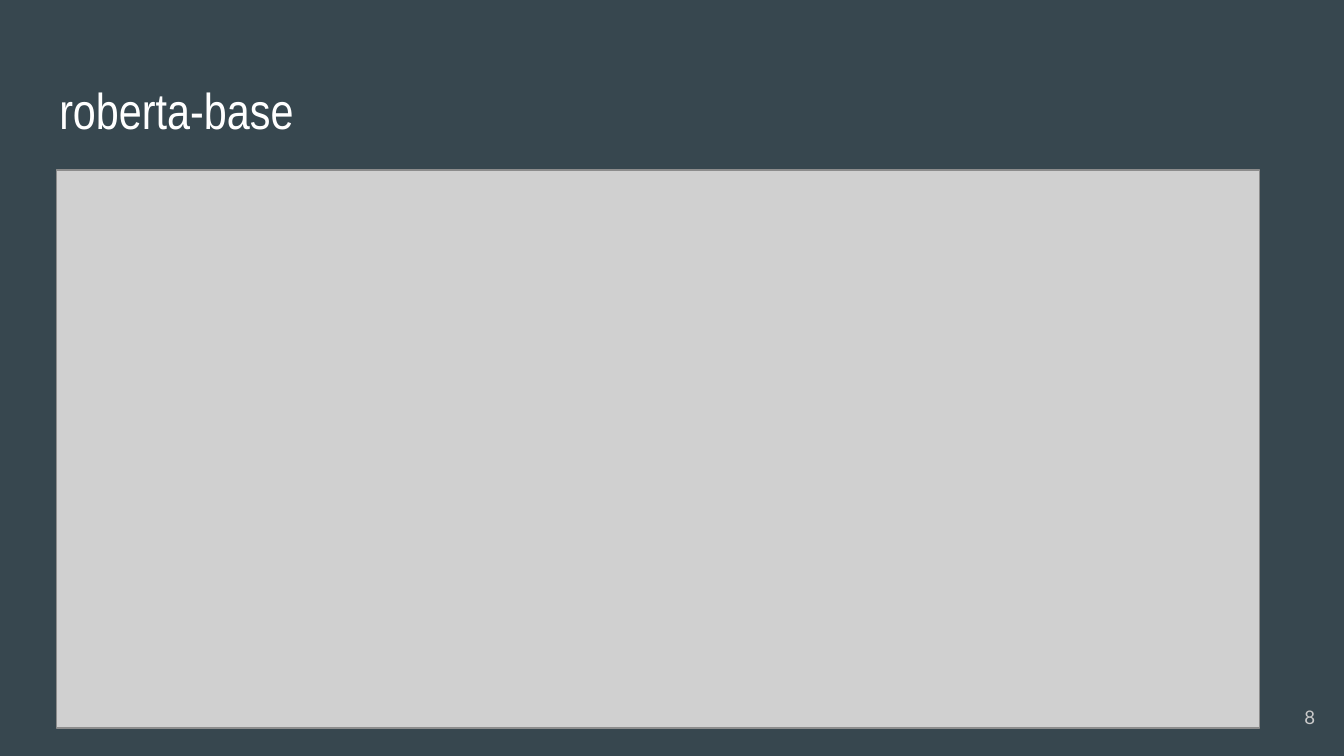
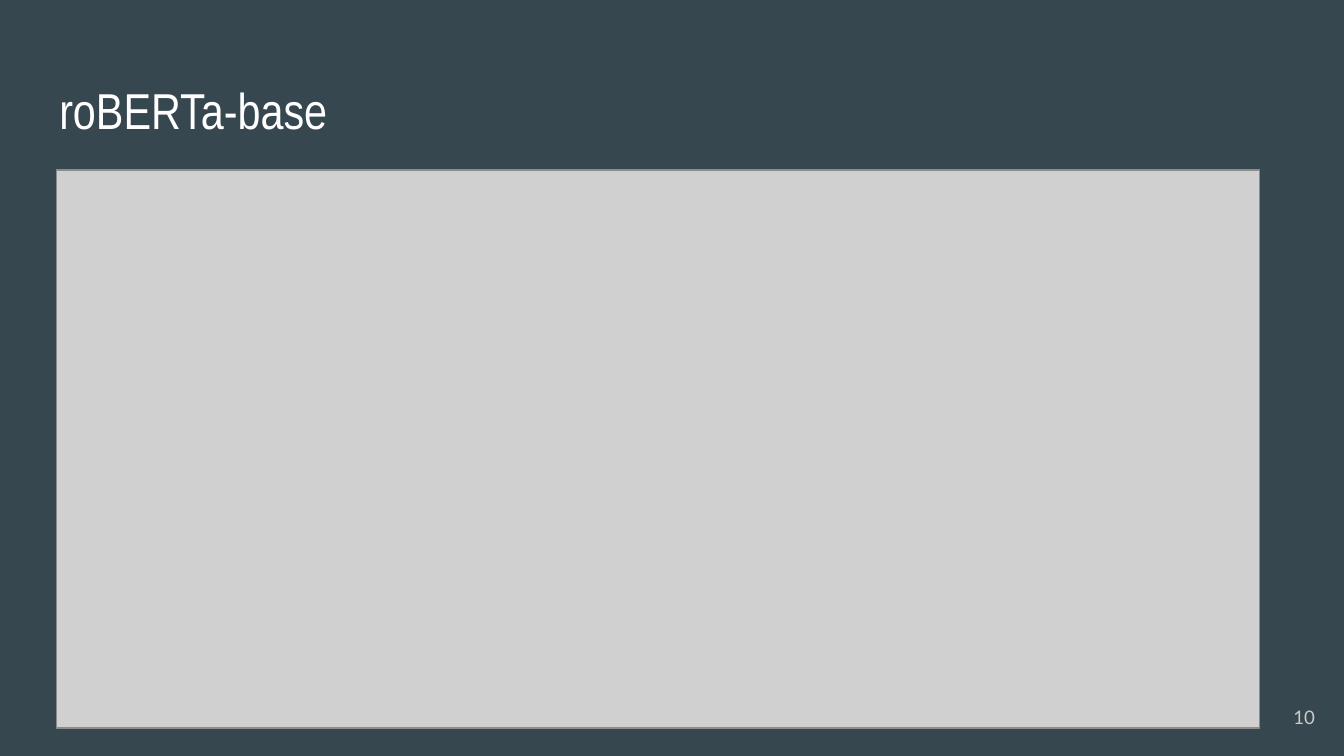
Before and after one commit to mqarmout/amazon_sentiment_analysis, a slide deck: slide 10 of Amazon Reviews Sentiment Analysis.pptx (slide 8 before the commit). Drawn at 1344x756 pixels with LibreOffice and Linux fonts; fonts in the diff are those of the drawing; grey boxes stand for pictures. Boxes give left, top, right and bottom in pixels: in the first picture for what was removed or moved away, otherwise in the second. Text is boxed around its words. In the diff, an @@ line names an element or a change of style, - is before the commit and + after.

```diff
--- a/Amazon Reviews Sentiment Analysis.pptx
+++ b/Amazon Reviews Sentiment Analysis.pptx
@@ title at <box>59,92,327,130</box>: text changed @@
-roberta-base
+roBERTa-base
@@ page number at <box>1293,710,1315,724</box>: text changed @@
-8
+10
```
Also in this commit, not shown: 3 other slides changed, 1 slide added, 1 slide removed.
